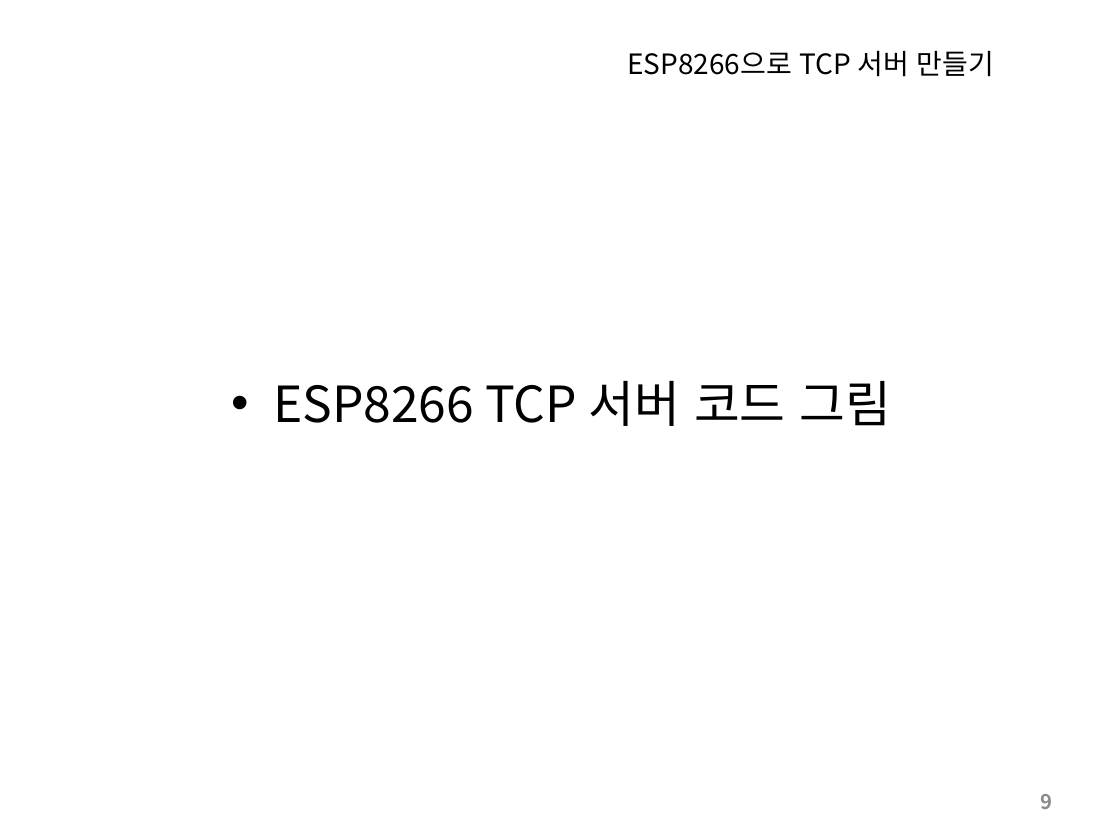
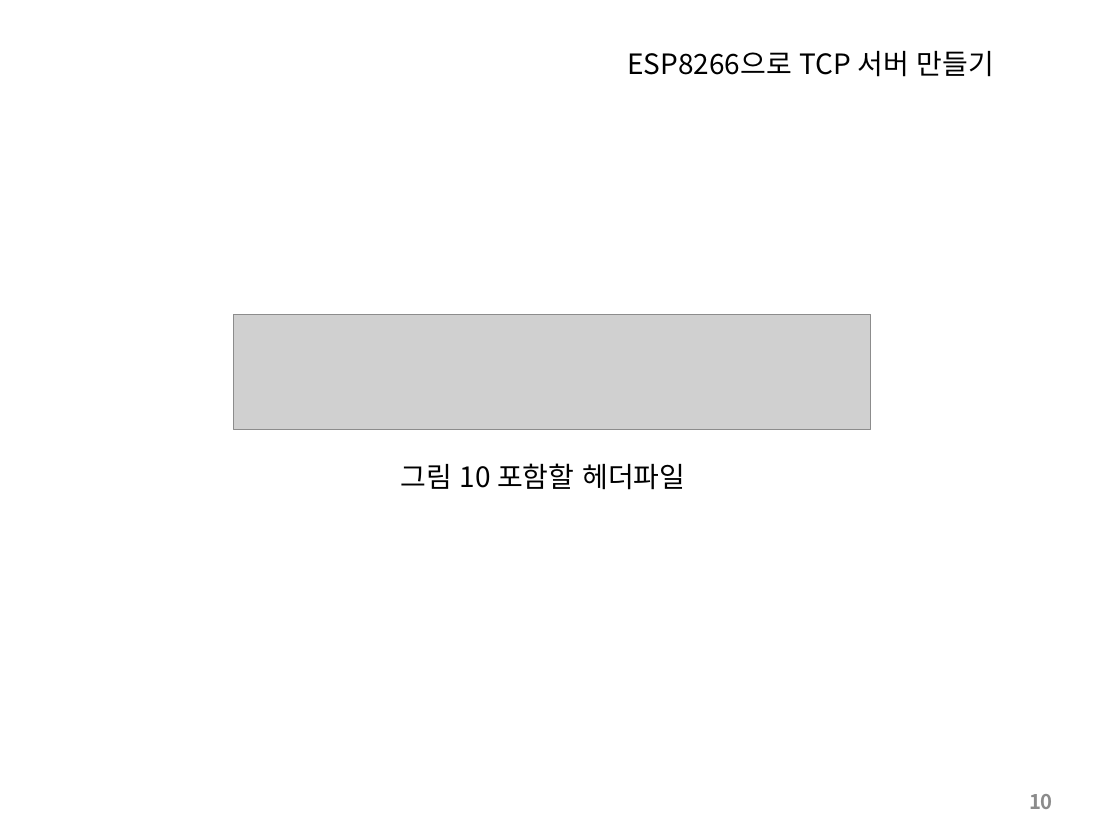
Before and after one commit to SleeperKKY/ESP8266, a slide deck: slide 10 of ESP8266 Direct Coding.pptx (slide 9 before the commit). Drawn at 1120x840 pixels with LibreOffice and Linux fonts; fonts in the diff are those of the drawing; grey boxes stand for pictures. Boxes give left, top, right and bottom in pixels: in the first picture for what was removed or moved away, otherwise in the second. Text is boxed around its words. In the diff, an @@ line names an element or a change of style, - is before the commit and + after.

```diff
--- a/ESP8266 Direct Coding.pptx
+++ b/ESP8266 Direct Coding.pptx
@@ picture added at (234,315,871,430) @@
@@ text removed at (273,381,892,426) @@
-• ESP8266 TCP 서버 코드 그림
@@ text added at (401,463,685,490), 18 pt, text #000000 @@
+그림 10 포함할 헤더파일
@@ page number at (1029,794,1053,809): text changed @@
-9
+10
```
Also in this commit, not shown: 8 other slides changed, 5 slides added.
